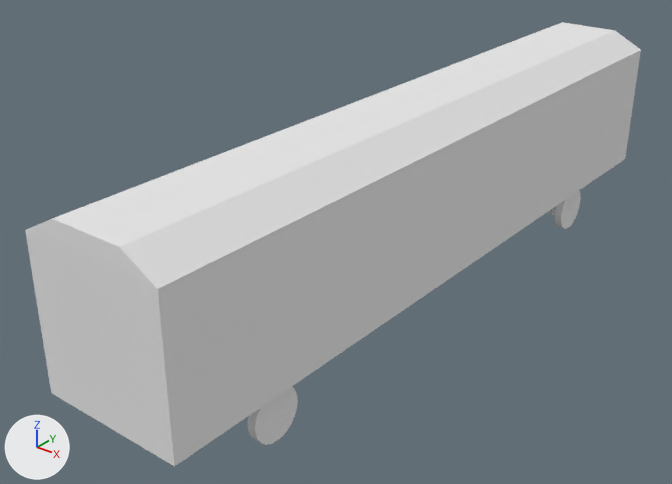
The OBJ model GLFW_EXAMPLE/models/Carriage.obj, before and after one commit.
One viewpoint serves both versions: a 50 mm camera at (6.83, -10.93, 8.45) aimed at (-0.66, -1.56, 2.64). Every picture has the same lights, and +X, +Y and +Z are marked at lower left. Where no turn or scale is listed for an object, it has been applied to the vertices.

In view in the first picture: 'Cube_Cube.001'.
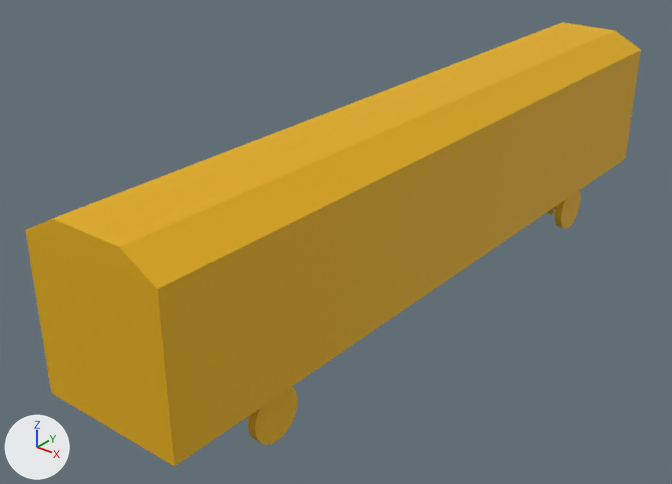
Pixel boxes [x1, y1, x2, y2] of what changed, in the pictures (672 x 484 px):
'Cube_Cube.001', surface changed (white to yellow): [25, 22, 641, 467] in both

What the commit changed:
Picture 'Sand.png' (img_sand_png) is new.
In material 'Material' (mat_material), base_color is no longer (0.8, 0.8, 0.8), white #e7e7e7.
In material 'Material' (mat_material), texture is now set to img_sand_png.
In material 'Material' (mat_material), roughness goes from 1.0 to 0.69.
